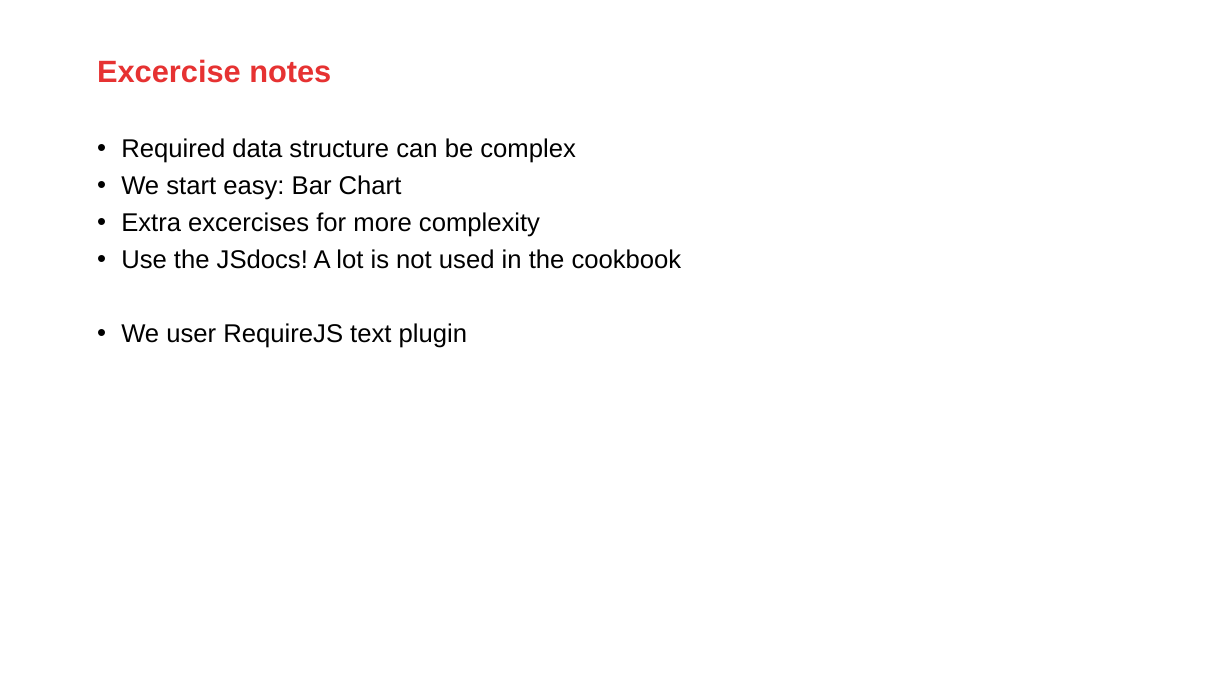
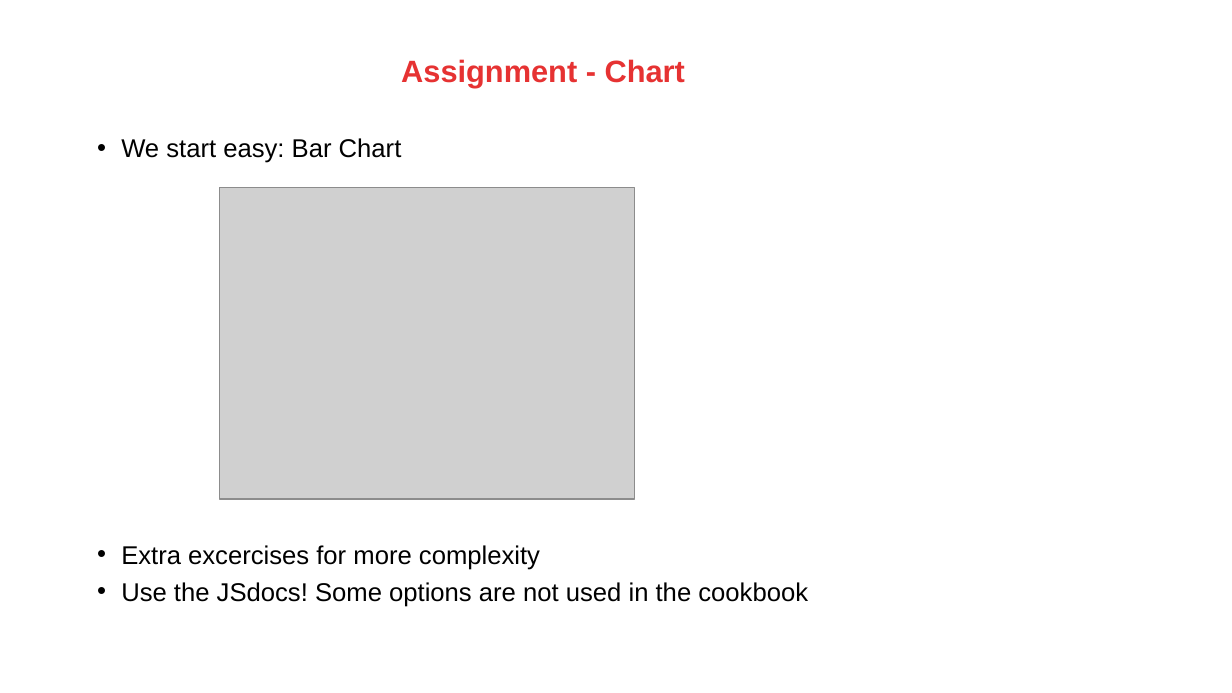
Before and after one commit to jeroenRX/AmisJetTraining, a slide deck: slide 78 of presentation overview.pptx (slide 50 before the commit). Drawn at 1232x693 pixels with LibreOffice and Linux fonts; fonts in the diff are those of the drawing; grey boxes stand for pictures; background and template pictures are left out. Boxes give left, top, right and bottom in pixels: in the first picture for what was removed or moved away, otherwise in the second. Text is boxed around its words. In the diff, an @@ line names an element or a change of style, - is before the commit and + after.

Commit message:
Added images, jQuery, observables

```diff
--- a/presentation overview.pptx
+++ b/presentation overview.pptx
@@ title at (401, 59, 685, 87): text changed @@
-Excercise notes
+Assignment - Chart
@@ text at (121, 138, 576, 163): paragraph removed @@
-• Required data structure can be complex
@@ picture added at (219, 187, 634, 499) @@
@@ text at (121, 582, 808, 607): text changed @@
-• Use the JSdocs! A lot is not used in the cookbook
-• We user RequireJS text plugin
+• Use the JSdocs! Some options are not used in the cookbook
```
Also in this commit, not shown: 75 other slides changed, 28 slides added, 3 slides removed.
